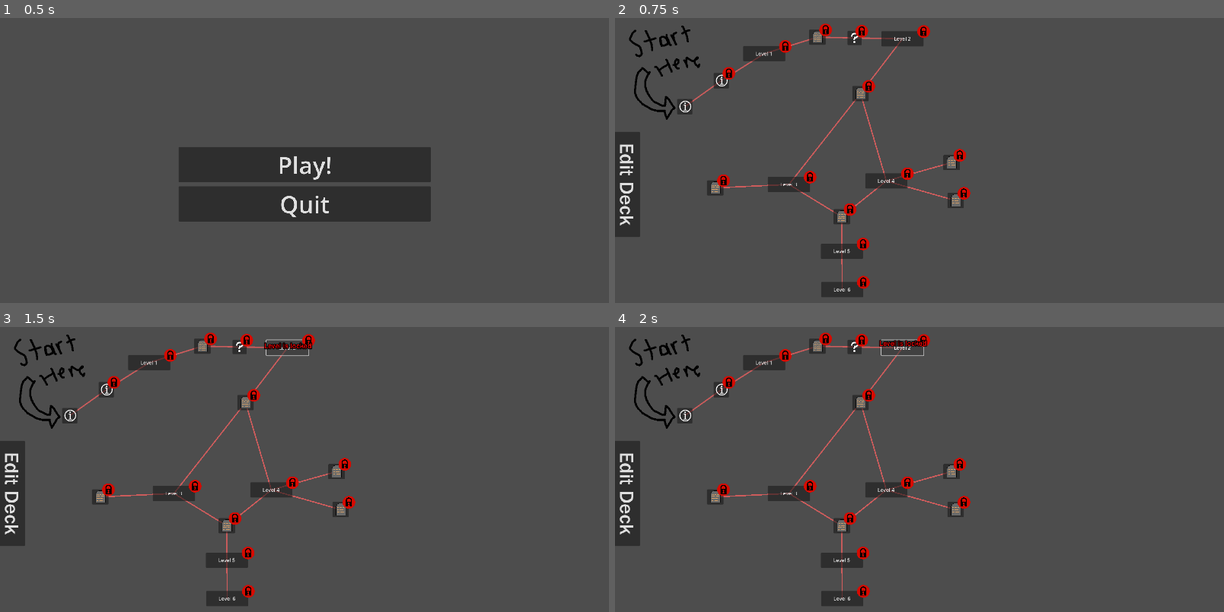
Above: before the commit, frames 1-4 (two rows, left to right).
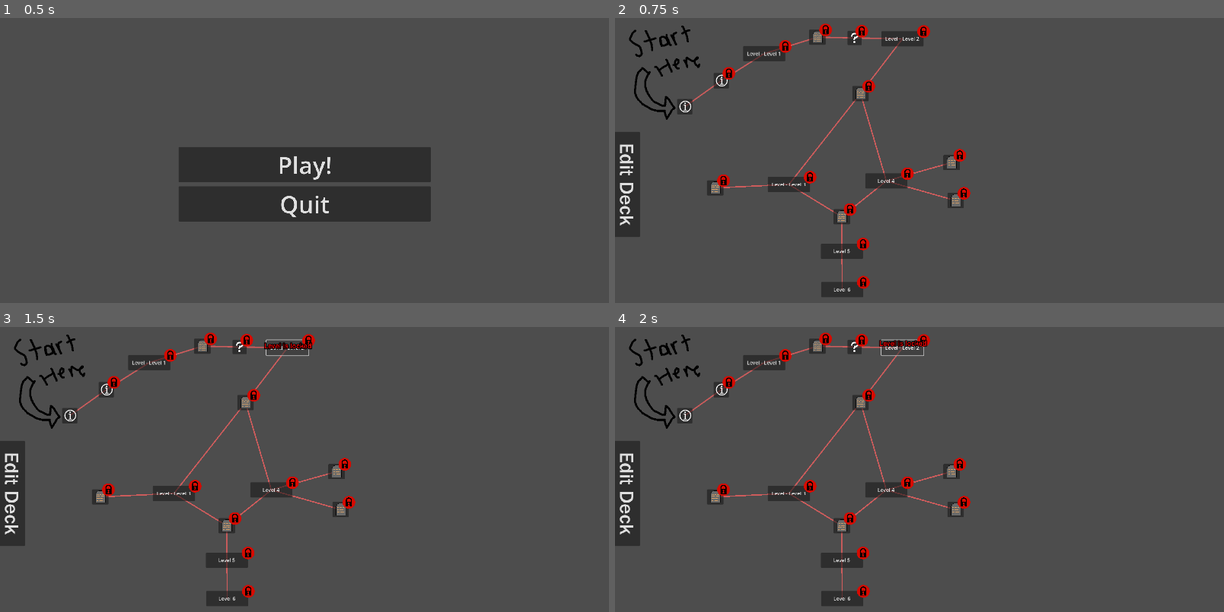
Above: after the commit, the same moments.

Repository: oliveman521/We-Wizards-Three
Game: Godot game, scene res://Scenes/Menus/MainMenu.tscn
Same seed, same stepped clock (60 frames per second), same inputs: the game is played once before the commit and once after it.
Inputs (mouse positions are in pixels of both pictures, inside the frame that each line leads up to):
- Up to frame 1 (0.5 s): no input
- Up to frame 2 (0.75 s): click "Play!" at 0.5 s
- Up to frame 3 (1.5 s): click (286, 346) at 1.25 s, where only the run before the commit has a clickable "Level 2"
- Up to frame 4 (2 s): no input

Frame 1 is identical in both runs. In frame 2, 0.1% of the frame differs, in the area x 21-50%, y 6-59%; in frame 3, less than 0.1%; in frame 4, 0.1%.

Commit message:
Added more descriptive auto-names for map nodes

Diff:
--- a/Scenes/Level Select Map/Map Nodes/MapNode_Level.gd
+++ b/Scenes/Level Select Map/Map Nodes/MapNode_Level.gd
@@ -12,7 +12,7 @@
 func _draw() -> void:
 	if level:
 		var level_data: LevelData = level.instantiate() as LevelData
-		self.name = level_data.level_name
+		self.name = "Level - " + level_data.level_name
 		level_data.queue_free()
 
 	button.text = self.name
--- a/Scenes/Level Select Map/Map Nodes/MapNode_New_Card.gd
+++ b/Scenes/Level Select Map/Map Nodes/MapNode_New_Card.gd
@@ -6,9 +6,9 @@
 func _draw() -> void:
 	if cards.size() > 0:
 		var card: Card = cards[0].instantiate() as Card
-		self.name = card.card_name
+		self.name = "Cards - " + card.card_name
 		if cards.size() > 1:
-			self.name += " +" + str(cards.size() - 1)
+			self.name += " (+" + str(cards.size() - 1) + " others)"
 		card.queue_free()
 		#TODO make the grapic reflect the card(s) on offer. Perhaps this should come with a toggle? maybe just show the card type? Rarity?
 
--- a/Scenes/Level Select Map/Map Nodes/MapNode_Tutorial.gd
+++ b/Scenes/Level Select Map/Map Nodes/MapNode_Tutorial.gd
@@ -6,9 +6,9 @@
 
 func _draw() -> void:
 	if pages.size() > 0:
-		self.name = pages[0].title
+		self.name = "info - " + pages[0].title
 		if pages.size() > 1:
-			self.name += " +" + str(pages.size())
+			self.name += " (" + str(pages.size()) +" pages)"
 	super._draw()
 
 func _on_button_down() -> void:
--- a/Scenes/Level Select Scene.tscn
+++ b/Scenes/Level Select Scene.tscn
@@ -133,40 +133,40 @@
 scale = Vector2(0.553061, 0.553061)
 texture = ExtResource("21_1hvxb")
 
-[node name="Intro +5" parent="Map Manager" node_paths=PackedStringArray("connected_map_nodes") instance=ExtResource("13_7kiee")]
+[node name="info - Intro (5 pages)" parent="Map Manager" node_paths=PackedStringArray("connected_map_nodes") instance=ExtResource("13_7kiee")]
 offset_left = 196.0
 offset_top = 270.0
 offset_right = 244.0
 offset_bottom = 319.0
 pages = Array[ExtResource("5_2m5ee")]([SubResource("Resource_fwqn5"), SubResource("Resource_qkkho"), SubResource("Resource_7wurx"), SubResource("Resource_shqrv"), SubResource("Resource_h6qmr")])
-connected_map_nodes = [NodePath("../How To Play +5")]
+connected_map_nodes = [NodePath("../info - How To Play (5 pages)")]
 always_unlocked = true
 
-[node name="How To Play +5" parent="Map Manager" node_paths=PackedStringArray("connected_map_nodes") instance=ExtResource("13_7kiee")]
+[node name="info - How To Play (5 pages)" parent="Map Manager" node_paths=PackedStringArray("connected_map_nodes") instance=ExtResource("13_7kiee")]
 offset_left = 311.0
 offset_top = 188.0
 offset_right = 359.0
 offset_bottom = 237.0
 pages = Array[ExtResource("5_2m5ee")]([SubResource("Resource_ptob5"), SubResource("Resource_yrjke"), SubResource("Resource_7ukff"), SubResource("Resource_i7ote"), SubResource("Resource_7a5o2")])
-connected_map_nodes = [NodePath("../Intro +5"), NodePath("../Level 1")]
-
-[node name="Level 1" parent="Map Manager" node_paths=PackedStringArray("connected_map_nodes") instance=ExtResource("3_qvwta")]
+connected_map_nodes = [NodePath("../info - Intro (5 pages)"), NodePath("../Level - Level 1")]
+
+[node name="Level - Level 1" parent="Map Manager" node_paths=PackedStringArray("connected_map_nodes") instance=ExtResource("3_qvwta")]
 offset_left = 404.0
 offset_top = 103.0
 offset_right = 537.0
 offset_bottom = 151.0
 level = ExtResource("4_6wqna")
-connected_map_nodes = [NodePath("../Printing Press +2"), NodePath("../How To Play +5")]
-
-[node name="Printing Press +2" parent="Map Manager" node_paths=PackedStringArray("connected_map_nodes") instance=ExtResource("5_64jv8")]
+connected_map_nodes = [NodePath("../Cards - Printing Press (+2 others)"), NodePath("../info - How To Play (5 pages)")]
+
+[node name="Cards - Printing Press (+2 others)" parent="Map Manager" node_paths=PackedStringArray("connected_map_nodes") instance=ExtResource("5_64jv8")]
 offset_left = 612.0
 offset_top = 51.0
 offset_right = 664.0
 offset_bottom = 99.0
 cards = Array[PackedScene]([ExtResource("14_3vtqq"), ExtResource("15_wpld2"), ExtResource("15_wpld2")])
-connected_map_nodes = [NodePath("../Level 1"), NodePath("../Max Combo")]
-
-[node name="Max Combo" parent="Map Manager" node_paths=PackedStringArray("connected_map_nodes") instance=ExtResource("15_oso2k")]
+connected_map_nodes = [NodePath("../Level - Level 1"), NodePath("../Ability - Max Combo")]
+
+[node name="Ability - Max Combo" parent="Map Manager" node_paths=PackedStringArray("connected_map_nodes") instance=ExtResource("15_oso2k")]
 offset_left = 733.0
 offset_top = 55.0
 offset_right = 778.0
@@ -175,36 +175,36 @@
 override_name = "Librarian Combo"
 ability_description = "The Librarian can now rack up a combo!
 Collect double resources by collecting the same resources consecutively"
-connected_map_nodes = [NodePath("../Printing Press +2"), NodePath("../Level 2")]
-
-[node name="Level 2" parent="Map Manager" node_paths=PackedStringArray("connected_map_nodes") instance=ExtResource("3_qvwta")]
+connected_map_nodes = [NodePath("../Cards - Printing Press (+2 others)"), NodePath("../Level - Level 2")]
+
+[node name="Level - Level 2" parent="Map Manager" node_paths=PackedStringArray("connected_map_nodes") instance=ExtResource("3_qvwta")]
 offset_left = 840.0
 offset_top = 56.0
 offset_right = 973.0
 offset_bottom = 104.0
 level = ExtResource("6_rqthm")
-connected_map_nodes = [NodePath("../Map Node - Card3"), NodePath("../Max Combo")]
+connected_map_nodes = [NodePath("../Map Node - Card3"), NodePath("../Ability - Max Combo")]
 
 [node name="Map Node - Card3" parent="Map Manager" node_paths=PackedStringArray("connected_map_nodes") instance=ExtResource("5_64jv8")]
 offset_left = 748.0
 offset_top = 229.0
 offset_right = 800.0
 offset_bottom = 277.0
-connected_map_nodes = [NodePath("../Level 2"), NodePath("../Level 3"), NodePath("../Level 4")]
+connected_map_nodes = [NodePath("../Level - Level 2"), NodePath("../Level - Level 3"), NodePath("../Level 4")]
 
 [node name="Map Node - Card7" parent="Map Manager" node_paths=PackedStringArray("connected_map_nodes") instance=ExtResource("5_64jv8")]
 offset_left = 689.0
 offset_top = 618.0
 offset_right = 741.0
 offset_bottom = 666.0
-connected_map_nodes = [NodePath("../Level 3"), NodePath("../Level 4"), NodePath("../Level 5")]
+connected_map_nodes = [NodePath("../Level - Level 3"), NodePath("../Level 4"), NodePath("../Level 5")]
 
 [node name="Map Node - Card4" parent="Map Manager" node_paths=PackedStringArray("connected_map_nodes") instance=ExtResource("5_64jv8")]
 offset_left = 290.0
 offset_top = 527.0
 offset_right = 342.0
 offset_bottom = 575.0
-connected_map_nodes = [NodePath("../Level 3")]
+connected_map_nodes = [NodePath("../Level - Level 3")]
 
 [node name="Map Node - Card5" parent="Map Manager" node_paths=PackedStringArray("connected_map_nodes") instance=ExtResource("5_64jv8")]
 offset_left = 1035.0
@@ -220,7 +220,7 @@
 offset_bottom = 615.0
 connected_map_nodes = [NodePath("../Level 4")]
 
-[node name="Level 3" parent="Map Manager" node_paths=PackedStringArray("connected_map_nodes") instance=ExtResource("3_qvwta")]
+[node name="Level - Level 3" parent="Map Manager" node_paths=PackedStringArray("connected_map_nodes") instance=ExtResource("3_qvwta")]
 offset_left = 482.0
 offset_top = 516.0
 offset_right = 615.0
